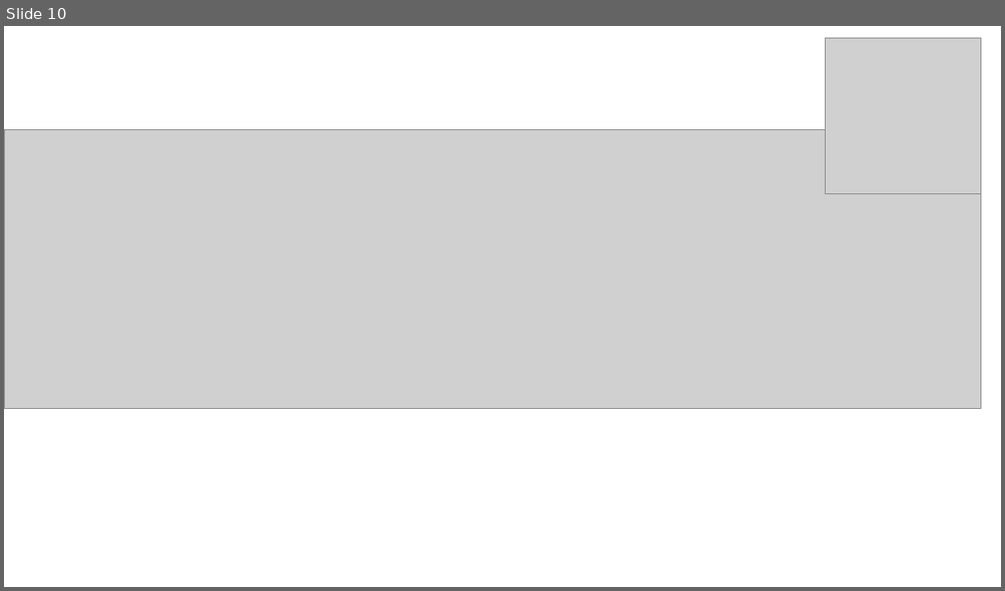
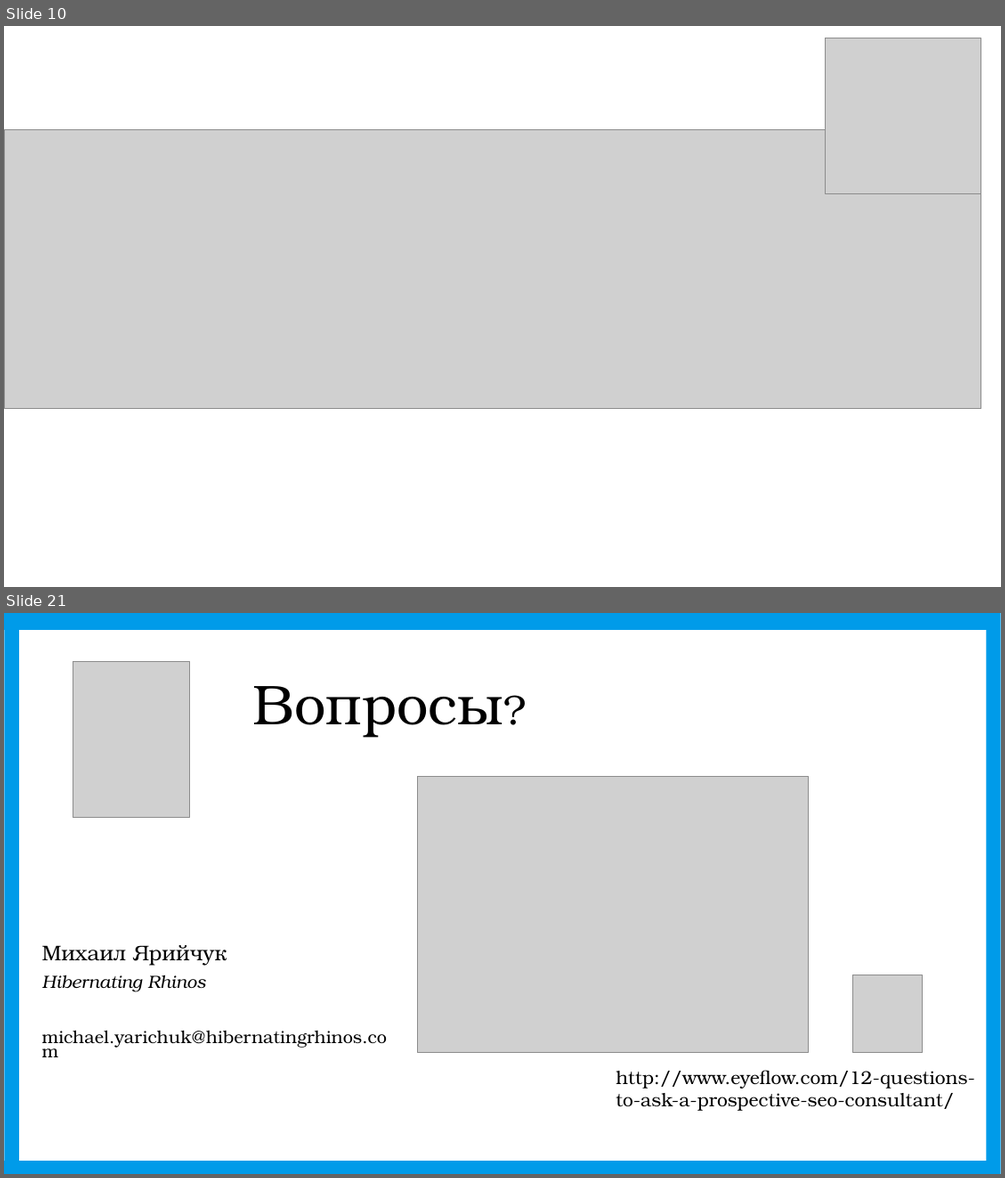
Before and after one commit to maximburyak/CodeFest-Demo, a slide deck: Codefest Presentation.pptx. Shown one above the other, each under a label of ours: slide 10 before the commit, slides 10 and 21 after it; the slides between them are not shown. The pictures are 1005x591 and 1005x1178 pixels, drawn with LibreOffice and Linux fonts; fonts in the diff are those of the drawing; grey boxes stand for pictures; background and template pictures are left out. Boxes give left, top, right and bottom in pixels: in the first picture for what was removed or moved away, otherwise in the second. Text is boxed around its words. In the diff, an @@ line names an element or a change of style, - is before the commit and + after.

```diff
--- a/Codefest Presentation.pptx
+++ b/Codefest Presentation.pptx
@@ slide 21 added at (4, 613, 1001, 1174), background picture (left out) @@
@@ rectangle added at (4, 613, 1000, 630), fill #009BE9 @@
@@ rectangle added at (5, 616, 20, 1174), fill #009BE9 @@
@@ rectangle added at (986, 613, 1001, 1174), fill #009BE9 @@
@@ picture added at (73, 662, 189, 817) @@
@@ text added at (253, 686, 503, 738), 54 pt, text #000000 @@
+Вопросы?
@@ picture added at (418, 776, 808, 1053) @@
@@ text added at (42, 945, 387, 1047), 17 pt, text #000000 @@
+Михаил Ярийчук
+Hibernating Rhinos
+michael.yarichuk@hibernatingrhinos.com
@@ picture added at (853, 975, 923, 1053) @@
@@ text added at (615, 1070, 975, 1111), 18 pt, text #000000 @@
+http://www.eyeflow.com/12-questions-to-ask-a-prospective-seo-consultant/
@@ rectangle added at (4, 1160, 993, 1174), fill #009BE9 @@
```
Also in this commit, not shown: 1 slide changed, 1 slide removed, 1 other file.
